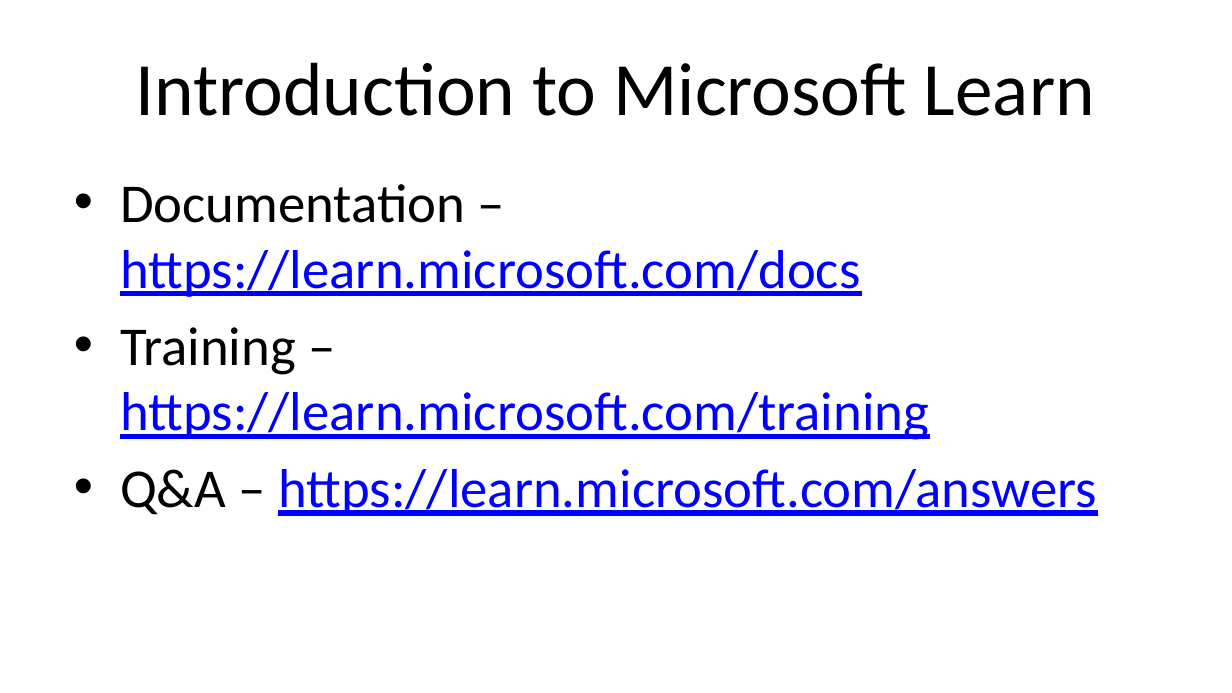
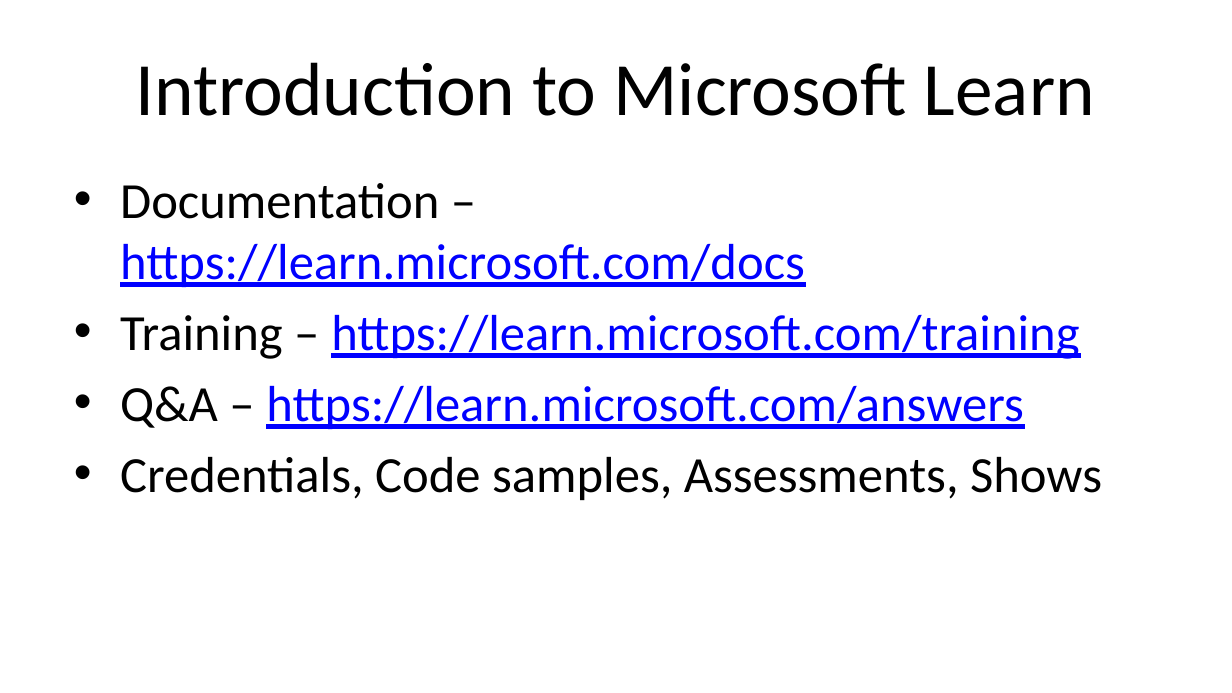
Before and after one commit to alvinashcraft/speaking, a slide deck: slide 5 of 2024/0806_VSLiveRedmond/ContributeToMsLearn/VSLMSHQ24_Become a MS Learn Contributor_AlvinAshcraft.pptx. Drawn at 1232x693 pixels with LibreOffice and Linux fonts; fonts in the diff are those of the drawing; background and template pictures are left out. Boxes give left, top, right and bottom in pixels: in the first picture for what was removed or moved away, otherwise in the second. Text is boxed around its words. In the diff, an @@ line names an element or a change of style, - is before the commit and + after.

Commit message:
Slide deck updates for Learn at vslive mshq

```diff
--- a/2024/0806_VSLiveRedmond/ContributeToMsLearn/VSLMSHQ24_Become a MS Learn Contributor_AlvinAshcraft.pptx
+++ b/2024/0806_VSLiveRedmond/ContributeToMsLearn/VSLMSHQ24_Become a MS Learn Contributor_AlvinAshcraft.pptx
@@ text at bbox=[120, 183, 1079, 429]: size 32 to 29.6 pt in "Documentation – https://learn.microsoft.com/docs", "Training – https://learn.microsoft.com/training", "Q&A – https://learn.microsoft.com/answers" @@
@@ text at bbox=[120, 457, 1102, 500]: paragraph added @@
+• Credentials, Code samples, Assessments, Shows
```
Also in this commit, not shown: 3 other slides changed.
